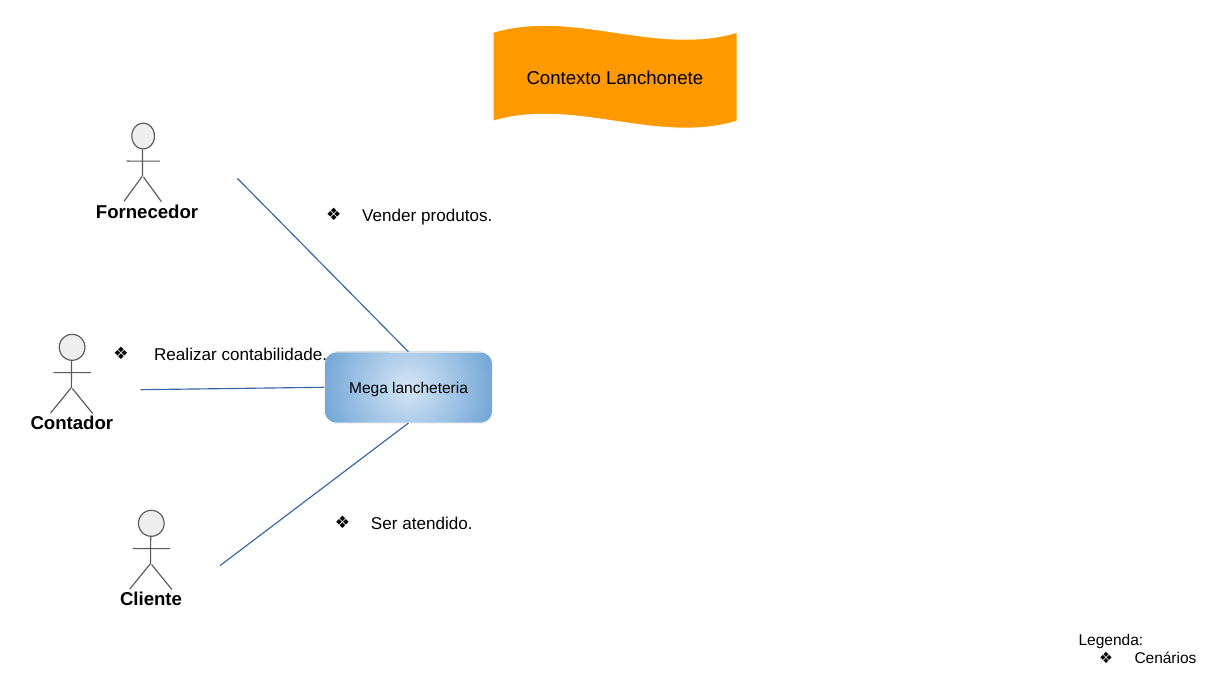
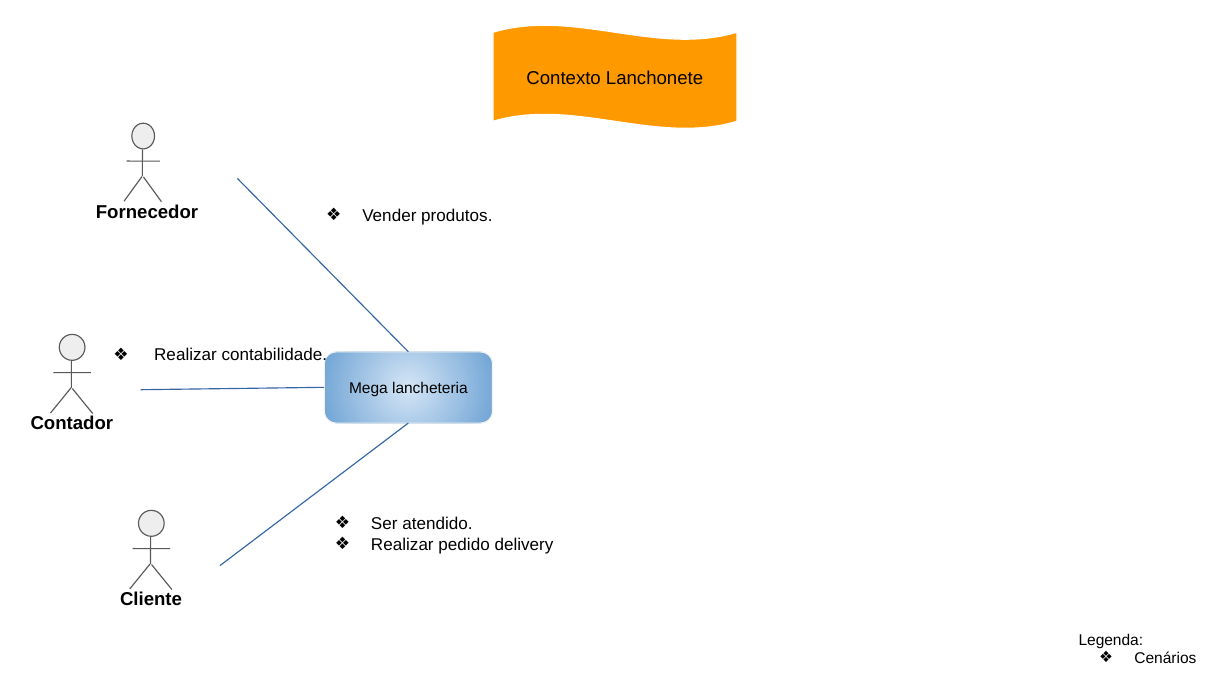
Before and after one commit to Darienzo08/ope_ads, a slide deck: slide 1 of docs/ARTEFATOS(15-23)/Arquitetura_Negócio/15) Arquitetura de Negócio para cada Cenário.pptx. Drawn at 1232x693 pixels with LibreOffice and Linux fonts; fonts in the diff are those of the drawing. Boxes give left, top, right and bottom in pixels: in the first picture for what was removed or moved away, otherwise in the second. Text is boxed around its words. In the diff, an @@ line names an element or a change of style, - is before the commit and + after.

Commit message:
entregaDePedidos

```diff
--- a/docs/ARTEFATOS(15-23)/Arquitetura_Negócio/15) Arquitetura de Negócio para cada Cenário.pptx
+++ b/docs/ARTEFATOS(15-23)/Arquitetura_Negócio/15) Arquitetura de Negócio para cada Cenário.pptx
@@ wave "Contexto Lanchonete" at [493, 25, 737, 129]: outline #FFFFFF 0.75 pt to #FFFFFF 0.74 pt @@
@@ rounded rectangle "Mega lancheteria" at [324, 352, 492, 424]: outline #F3F3F3 0.75 pt to #F3F3F3 0.74 pt @@
@@ outline #3465A4 0.75 pt to #3465A4 0.74 pt in 3 elements at [238, 179, 409, 352], [220, 424, 409, 567], [141, 388, 324, 390] @@
@@ text at [371, 537, 554, 554]: paragraph added @@
+❖ Realizar pedido delivery
```
Also in this commit, not shown: 3 other slides changed, 18 other files.
